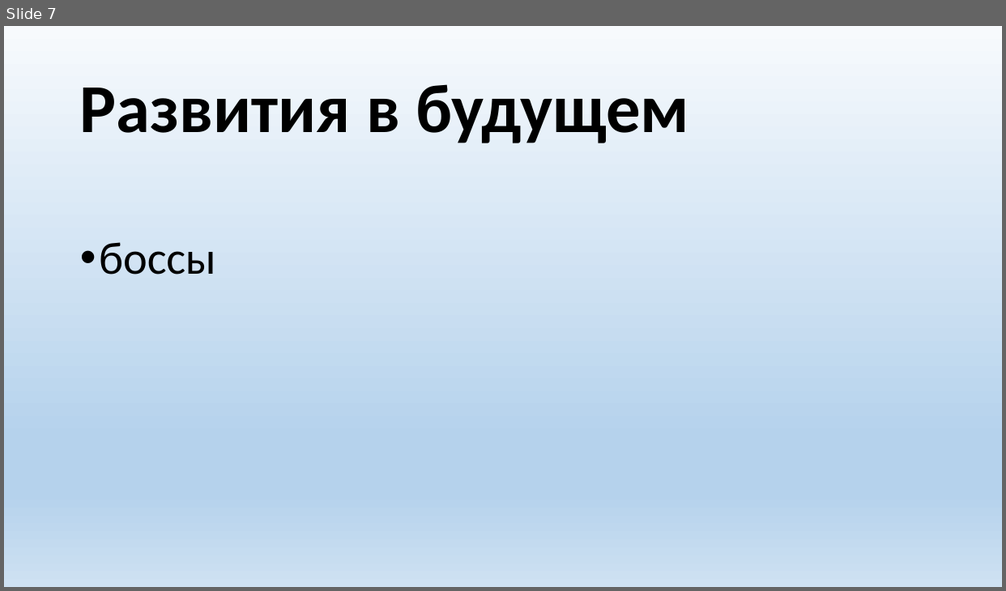
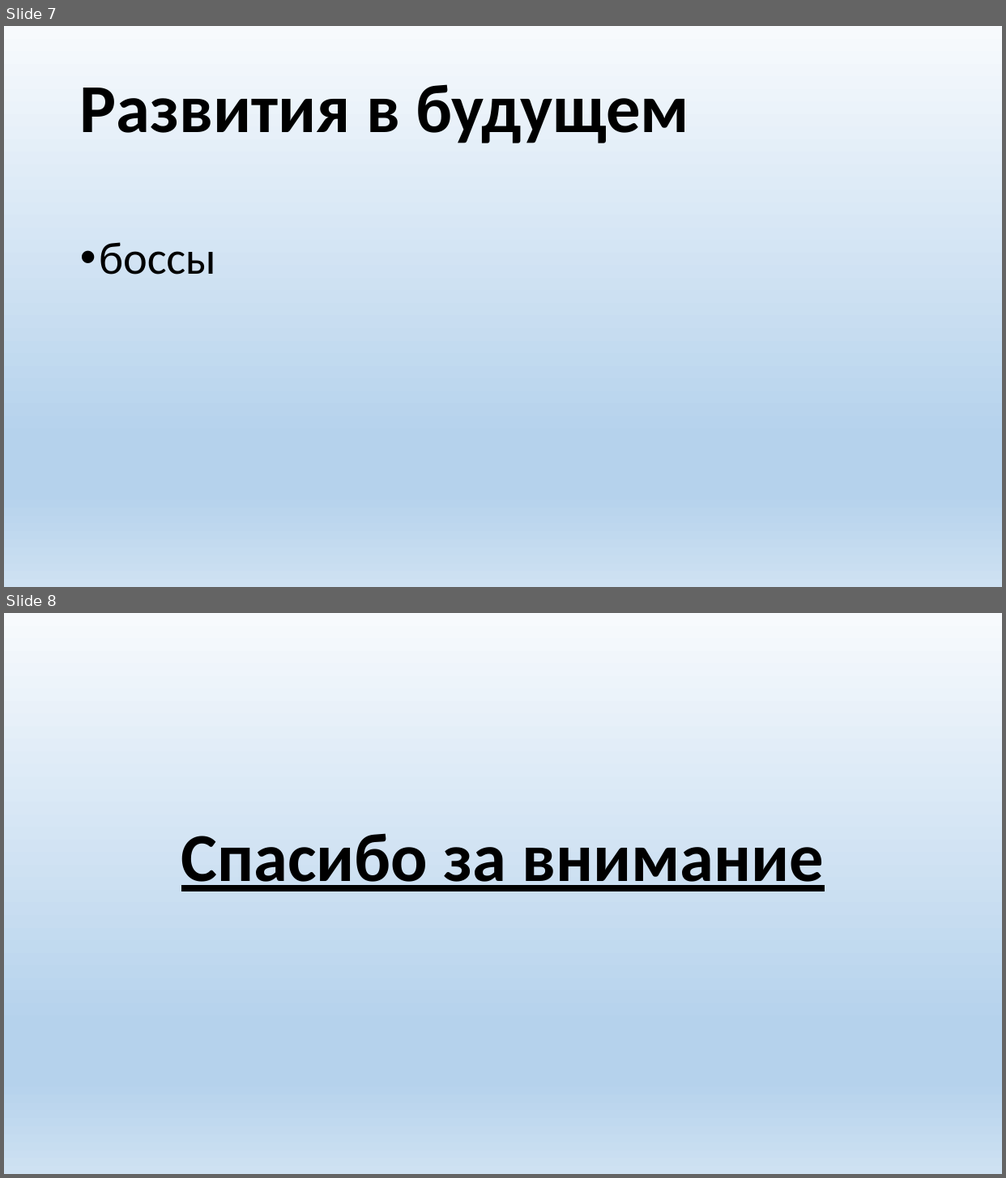
Before and after one commit to gagarinkomar/GalaxyShooter, a slide deck: GalaxyShooter.pptx. Shown one above the other, each under a label of ours: slide 7 before the commit, slides 7 and 8 after it. The pictures are 1006x591 and 1006x1178 pixels, drawn with LibreOffice and Linux fonts; fonts in the diff are those of the drawing. Boxes give left, top, right and bottom in pixels: in the first picture for what was removed or moved away, otherwise in the second. Text is boxed around its words. In the diff, an @@ line names an element or a change of style, - is before the commit and + after.

Commit message:
Обновлена презентация.

```diff
--- a/GalaxyShooter.pptx
+++ b/GalaxyShooter.pptx
@@ slide 8 added at (x1=4, y1=613, x2=1002, y2=1174), background gradient #F7FAFD to #B5D2EC to #CEE1F2 @@
@@ title added at (x1=181, y1=833, x2=824, y2=892), 66 pt, text #000000, bold, underline @@
+Спасибо за внимание
```
